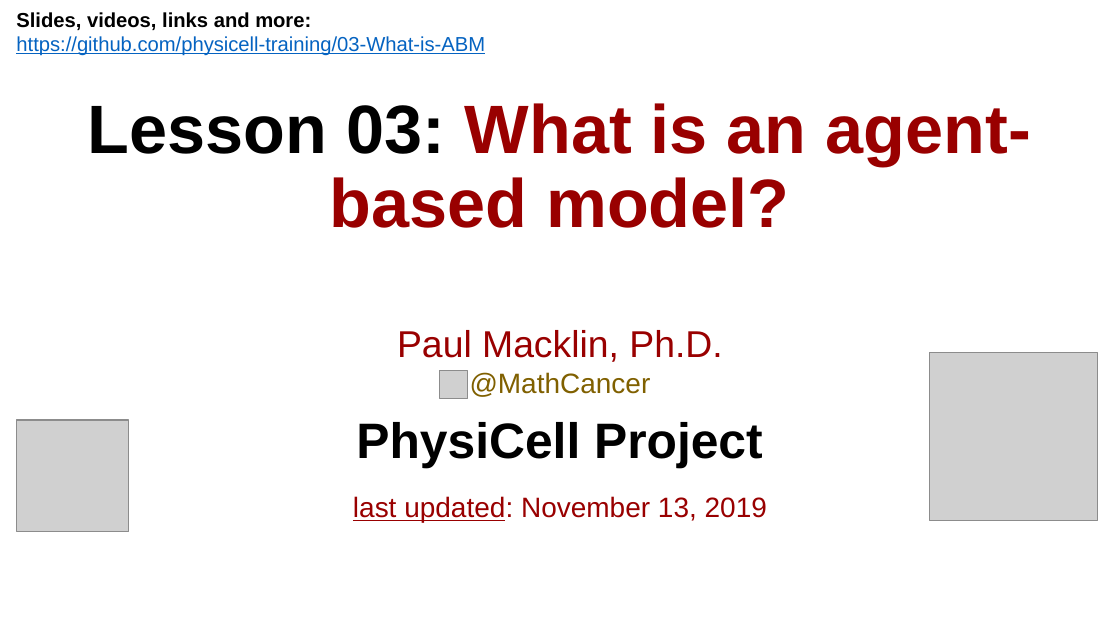
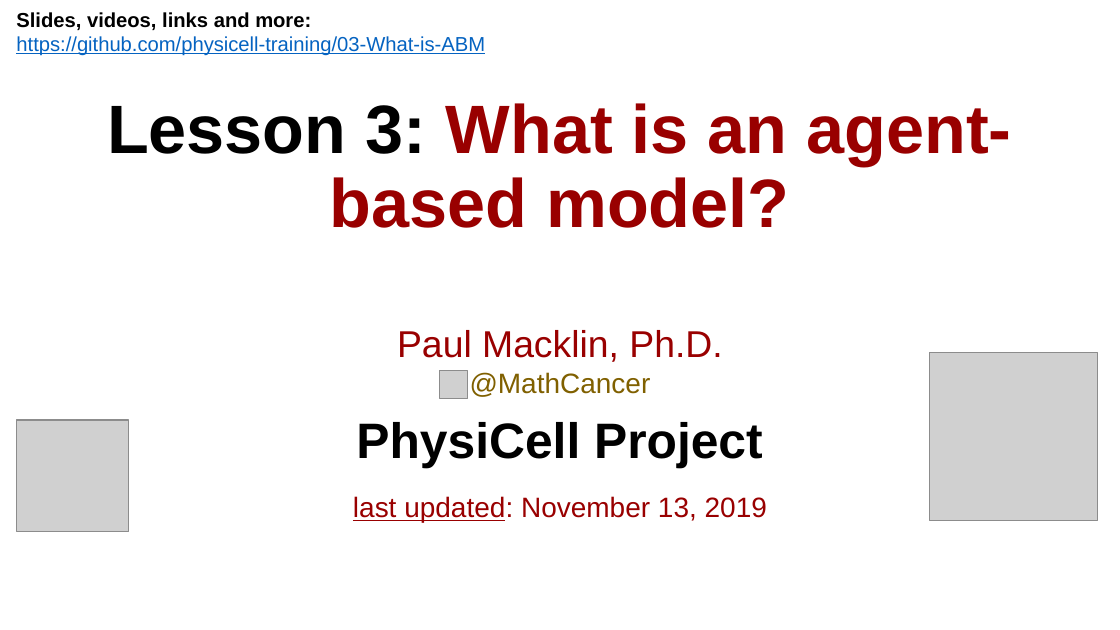
Before and after one commit to physicell-training/03-What-is-ABM, a slide deck: slide 1 of pptx_source/03-What-is-ABM.pptx. Drawn at 1120x630 pixels with LibreOffice and Linux fonts; fonts in the diff are those of the drawing; grey boxes stand for pictures; background and template pictures are left out. Boxes give left, top, right and bottom in pixels: in the first picture for what was removed or moved away, otherwise in the second. Text is boxed around its words. In the diff, an @@ line names an element or a change of style, - is before the commit and + after.

```diff
--- a/pptx_source/03-What-is-ABM.pptx
+++ b/pptx_source/03-What-is-ABM.pptx
@@ title at (107,103,1012,228): text changed @@
-Lesson 03: What is an agent-based model?
+Lesson 3: What is an agent-based model?
```
Also in this commit, not shown: 2 other slides changed.
